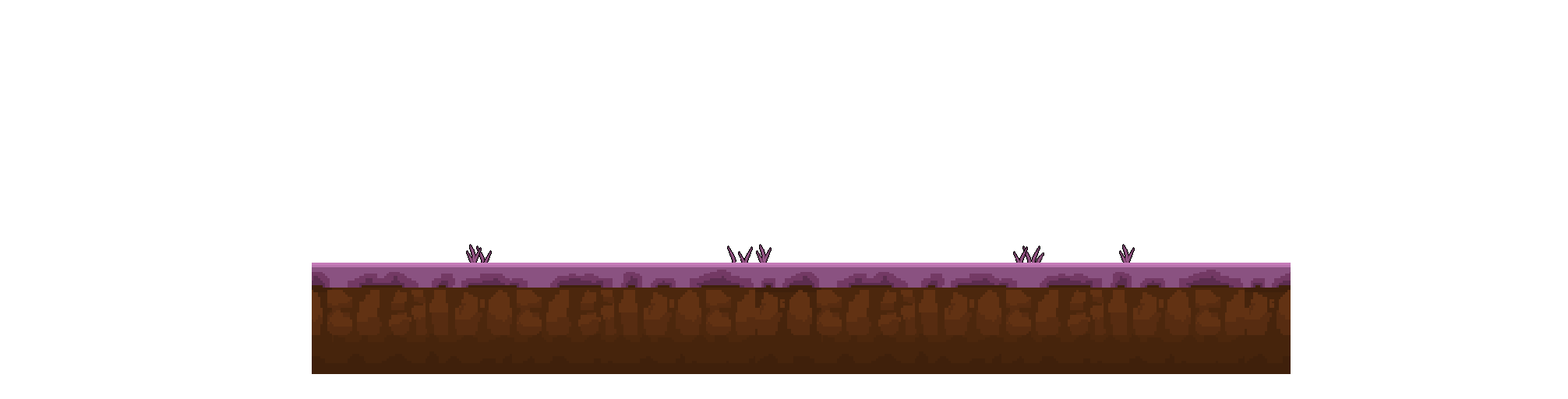
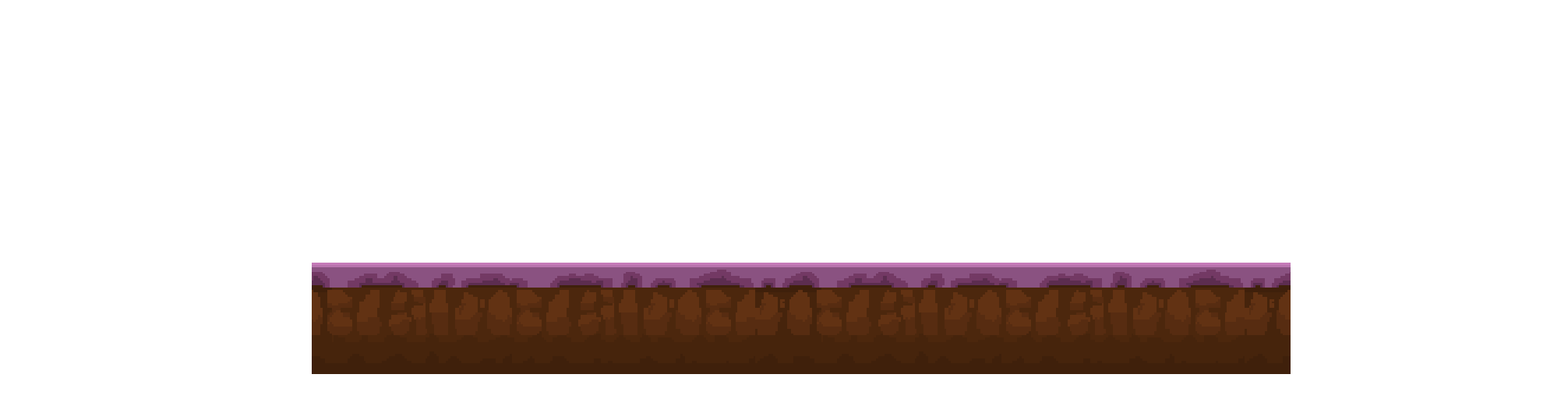
Revision of a layered w=1568, h=399 image; what changed, layer by layer:
added group "群組 1" with 7 layers above "背景" over [466, 243, 1135, 263]
hid "草", moved it into group "群組 1" over [466, 243, 1135, 263]
